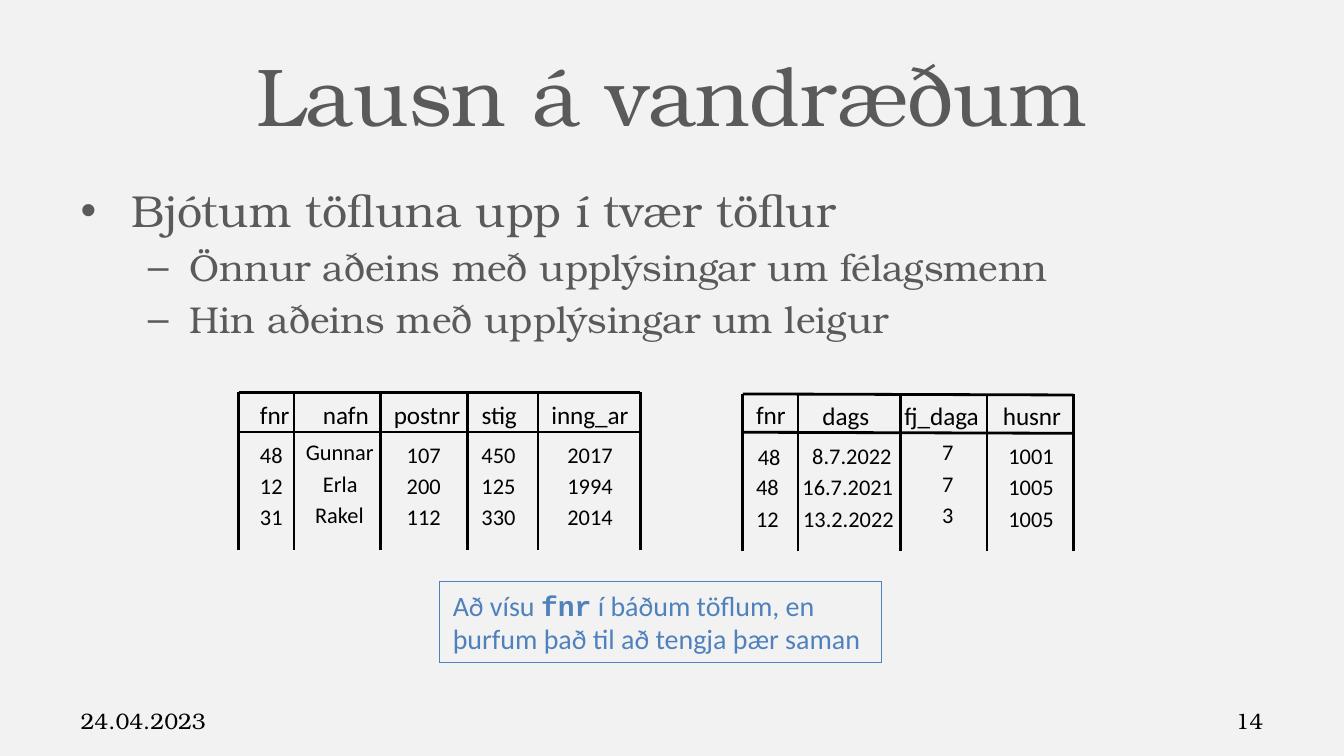
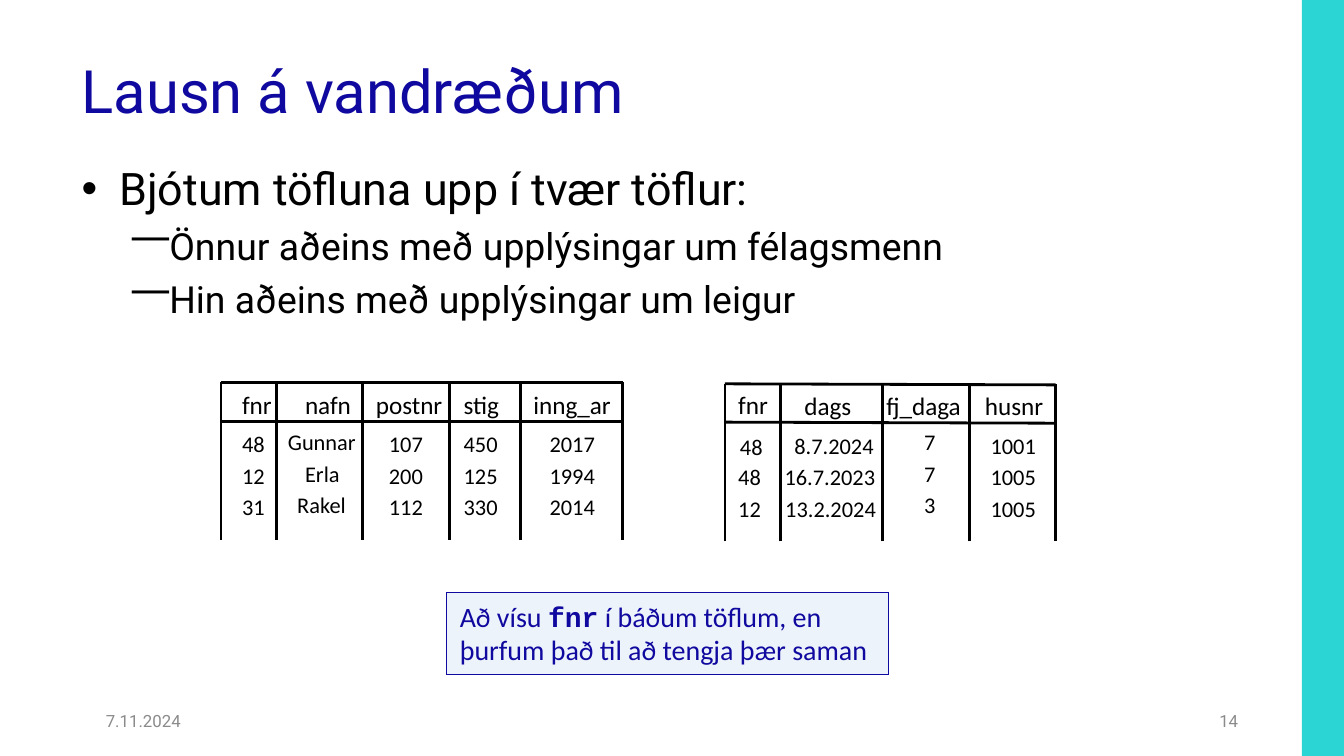
Before and after one commit to Hjalmtyr/SQL2, a slide deck: slide 14 of SQL-II.pptx. Drawn at 1344x756 pixels with LibreOffice and Linux fonts; fonts in the diff are those of the drawing; background and template pictures are left out. Boxes give left, top, right and bottom in pixels: in the first picture for what was removed or moved away, otherwise in the second. Text is boxed around its words. In the diff, an @@ line names an element or a change of style, - is before the commit and + after.

```diff
--- a/SQL-II.pptx
+++ b/SQL-II.pptx
@@ background #F2F2F2 to #FFFFFF @@
@@ rectangle added at <box>1302,0,1344,756</box>, fill #2AD5D3 @@
@@ title "Lausn á vandræðum": place and size @@
-title "Lausn á vandræðum" at <box>256,64,1086,127</box>
+title "Lausn á vandræðum" at <box>82,67,624,114</box>
@@ title "Lausn á vandræðum" at <box>82,67,624,114</box>: size 44 to 32 pt, font TeX Gyre Bonum to Roboto, text colour #5A5A5A to #10099F; alignment centre to left; line spacing 1 to 0.9; vertical alignment middle to bottom @@
@@ text "Bjótum töfluna upp í tvær ...": place and size @@
-text "Bjótum töfluna upp í tvær ..." at <box>131,194,1047,342</box>
+text "Bjótum töfluna upp í tvær ..." at <box>119,171,943,321</box>
@@ text at <box>119,171,748,215</box>: text changed; font TeX Gyre Bonum to Roboto; text colour #5A5A5A to #000000 @@
-• Bjótum töfluna upp í tvær töflur
+• Bjótum töfluna upp í tvær töflur:
@@ text at <box>169,227,943,321</box>: font TeX Gyre Bonum to Roboto, text colour #5A5A5A to #000000 in "Önnur aðeins með upplýsingar um félagsmenn", "Hin aðeins með upplýsingar um leigur"; bullet – to ⎻ @@
@@ 27 texts, 12 lines: place and size @@
-27 texts, 12 lines at <box>239,392,1074,551</box>
+27 texts, 12 lines at <box>220,383,1056,542</box>
@@ 6 texts, 3 lines: place and size @@
-6 texts, 3 lines at <box>323,392,1061,551</box>
+6 texts, 3 lines at <box>305,383,1043,542</box>
@@ text at <box>794,438,873,454</box>: text changed @@
-8.7.2022
+8.7.2024
@@ text at <box>785,470,876,485</box>: text changed @@
-16.7.2021
+16.7.2023
@@ text at <box>785,502,876,517</box>: text changed @@
-13.2.2022
+13.2.2024
@@ rectangle "Að vísu fnr í báðum ...": place and size @@
-rectangle "Að vísu fnr í báðum ..." at <box>439,582,882,664</box>
+rectangle "Að vísu fnr í báðum ..." at <box>446,593,888,675</box>
@@ rectangle "Að vísu fnr í báðum ..." at <box>446,593,888,675</box>: text colour #4F81BD to #10099F; fill none to #C6D9F1 at 30% opacity; outline #4F81BD 0.75 pt to #10099F 0.75 pt @@
@@ text at <box>106,715,181,727</box>: text changed; size 12 to 9 pt; font TeX Gyre Bonum to Roboto; text colour #000000 to #8C8C8C @@
-24.04.2023
+7.11.2024
@@ page number: place and size @@
-page number at <box>1236,713,1264,729</box>
+page number at <box>1219,715,1238,727</box>
@@ page number at <box>1219,715,1238,727</box>: size 12 to 9 pt, font TeX Gyre Bonum to Roboto, text colour #000000 to #8C8C8C @@
```
Also in this commit, not shown: 81 other slides changed, 21 other files.
